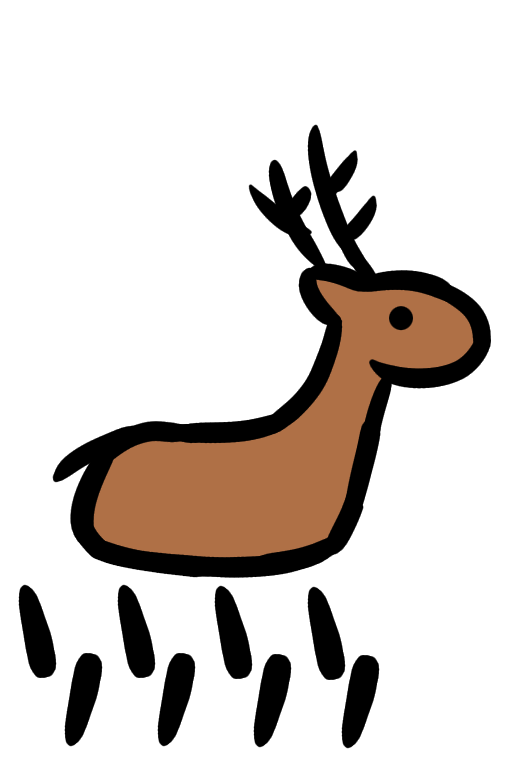
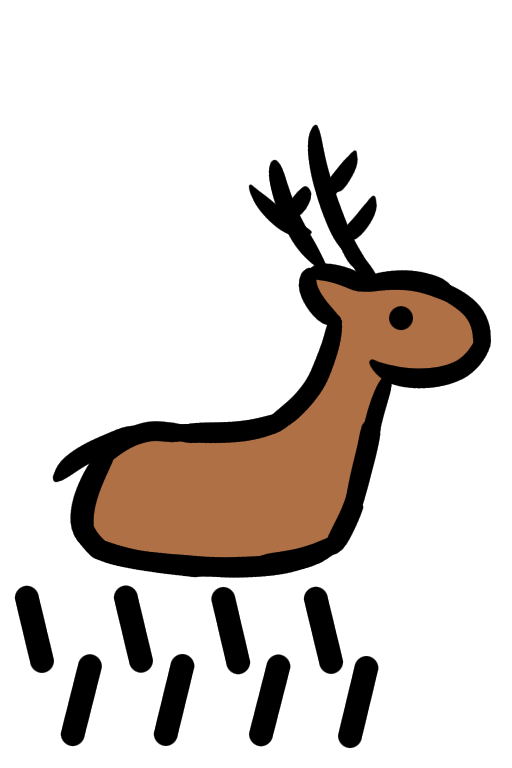
Comparing the layer stacks of the two 512 × 768 images. Changes:
painted on "Thigh" (1st of 4, in "Back Right Leg") over 14, 584, 57, 678
removed layer "Thigh" (2nd of 5, in "Back Right Leg") from group "Back Right Leg" over 14, 584, 128, 704
painted on "Shin" (1st of 4, in "Back Right Leg") over 24, 640, 128, 747
painted on "Thigh" (2nd of 4, in "Back Left Leg") over 14, 584, 192, 704
painted on "Shin" (2nd of 4, in "Back Left Leg") over 64, 640, 256, 747
painted on "Thigh" (3rd of 4, in "Front Right Leg") over 192, 585, 320, 748
painted on "Shin" (3rd of 4, in "Front Right Leg") over 192, 640, 380, 749
painted on "Thigh" (4th of 4, in "Front Left Leg") over 256, 586, 380, 749
painted on "Shin" (4th of 4, in "Front Left Leg") over 256, 640, 380, 749
